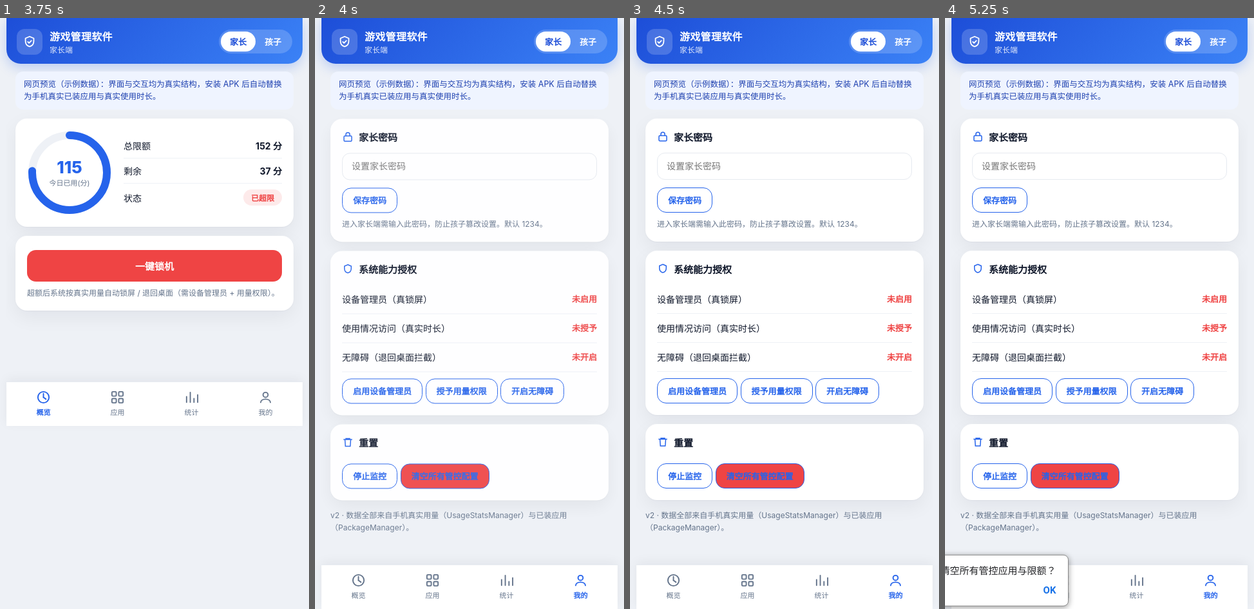
Above: before the commit, frames 1-4 (left to right).
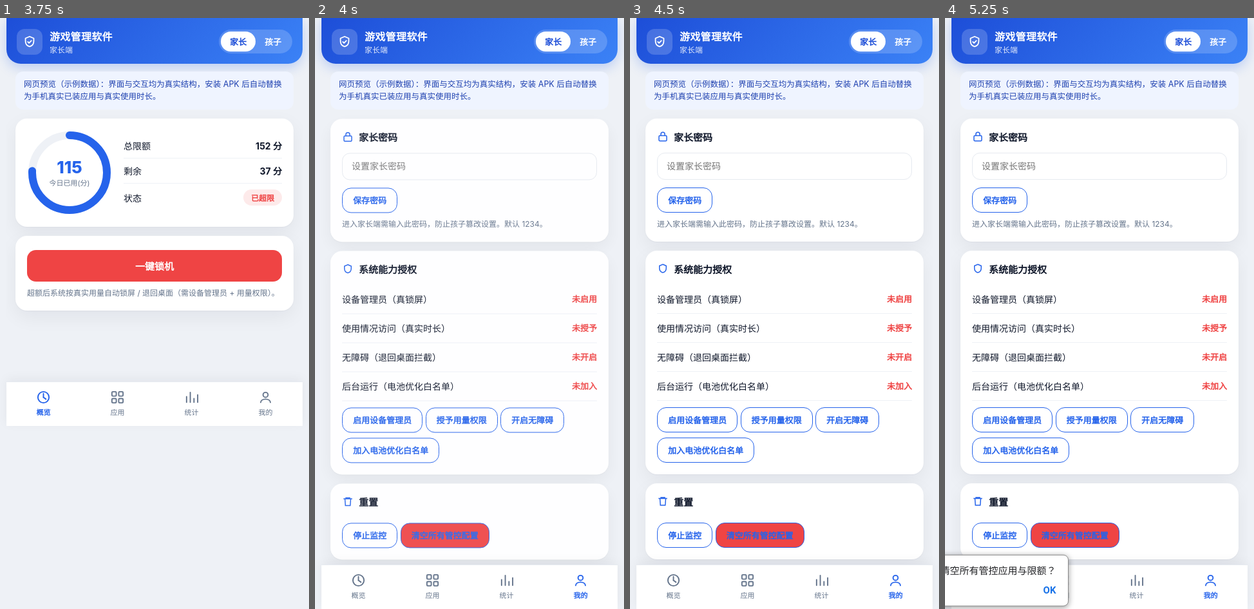
Above: after the commit, the same moments.

Repository: qingjiaowojunge/game-manager
Game: browser game, page index.html
Same seed, same stepped clock (60 frames per second), same inputs: the game is played once before the commit and once after it. When the page shows a pop-up message, it is drawn as a white box for half a second while everything else waits; a line starting with > is the answer the replay typed.
Inputs (mouse positions are in pixels of both pictures, inside the frame that each line leads up to):
- Up to frame 1 (3.75 s): click (43, 402) at 1.17 s; click (117, 402) at 1.5 s; click (244, 242) at 1.83 s; type "2" at 1.83 s; tap Enter at 1.87 s; click (191, 585) at 2.17 s; click "+15分加时" at 2.5 s; click (191, 555) at 2.83 s; click (43, 555) at 3.17 s; click "一键锁机" at 3.5 s
- Up to frame 2 (4 s): click (580, 402) at 3.83 s
- Up to frame 3 (4.5 s): click (784, 165) at 4.17 s
- Up to frame 4 (5.25 s): click "授予用量权限" at 4.5 s; click "家长" at 4.83 s; click (1210, 585) at 5 s; click "清空所有管控配置" at 5.17 s

Frame 1 is identical in both runs. In frame 2, 6.3% of the frame differs, in the area x 5-95%, y 60-90%; in frame 3, 7.6%; in frame 4, 7.6%.

Commit message:
可用性加固：用量聚合防翻倍 + specialUse保活 + 电池优化白名单
- UsageUtil.queryUsageMap 改用 queryAndAggregateUsageStats（系统已按包聚合），避免多桶重复累加导致时长翻倍
- MonitorService 前台服务类型恢复 specialUse（避开 Android15 对 dataSync 的 6 小时上限，适合 24h 监控）
- 新增电池优化白名单：Manifest 加 REQUEST_IGNORE_BATTERY_OPTIMIZATIONS；GameBridge 加 isIgnoringBatteryOptimizations/requestIgnoreBatteryOptimizations/openAppDetailsSettings；界面「我的」加状态行与按钮（国产 ROM 防杀后台）
- 诚实说明：仍未在真机编译运行验证，需 push 出包后实测

Diff:
--- a/android/app/src/main/AndroidManifest.xml
+++ b/android/app/src/main/AndroidManifest.xml
@@ -3,10 +3,13 @@
     xmlns:tools="http://schemas.android.com/tools">
 
     <uses-permission android:name="android.permission.FOREGROUND_SERVICE" />
+    <uses-permission android:name="android.permission.FOREGROUND_SERVICE_TYPE_SPECIAL_USE" />
     <uses-permission android:name="android.permission.POST_NOTIFICATIONS" />
     <uses-permission
         android:name="android.permission.PACKAGE_USAGE_STATS"
         tools:ignore="ProtectedPermissions" />
+    <!-- 后台保活：请求电池优化白名单（国产 ROM 关键） -->
+    <uses-permission android:name="android.permission.REQUEST_IGNORE_BATTERY_OPTIMIZATIONS" />
     <!-- 列出手机全部已装应用（家长端选应用用），Android 11+ 必需 -->
     <uses-permission
         android:name="android.permission.QUERY_ALL_PACKAGES"
@@ -40,11 +43,16 @@
             </intent-filter>
         </receiver>
 
+        <!-- specialUse：不占 dataSync 的 Android 15 六小时上限，适合 24h 监控；API<34 忽略该类型 -->
         <service
             android:name=".MonitorService"
             android:exported="false"
-            android:foregroundServiceType="dataSync"
-            android:permission="android.permission.FOREGROUND_SERVICE" />
+            android:foregroundServiceType="specialUse"
+            android:permission="android.permission.FOREGROUND_SERVICE">
+            <property
+                android:name="android.app.PROPERTY_SPECIAL_USE_FGS_SUBTYPE"
+                android:value="continuous parental screen-time monitoring" />
+        </service>
 
         <service
             android:name=".AppMonitorAccessibilityService"
--- a/index.html
+++ b/index.html
@@ -223,9 +223,11 @@
           <div class="perm-row"><span>设备管理员（真锁屏）</span><span id="adminState" class="perm-state no">未启用</span></div>
           <div class="perm-row"><span>使用情况访问（真实时长）</span><span id="usageState" class="perm-state no">未授予</span></div>
           <div class="perm-row"><span>无障碍（退回桌面拦截）</span><span id="accState" class="perm-state no">未开启</span></div>
+          <div class="perm-row"><span>后台运行（电池优化白名单）</span><span id="battState" class="perm-state no">未加入</span></div>
           <button class="btn ghost sm" id="enableAdmin" style="margin-top:10px;">启用设备管理员</button>
           <button class="btn ghost sm" id="enableUsage" style="margin-top:8px;">授予用量权限</button>
           <button class="btn ghost sm" id="enableAcc" style="margin-top:8px;">开启无障碍</button>
+          <button class="btn ghost sm" id="enableBatt" style="margin-top:8px;">加入电池优化白名单</button>
         </div>
         <div class="card">
           <h3><svg viewBox="0 0 24 24" fill="none" stroke="currentColor" stroke-width="2"><path d="M3 6h18M8 6V4h8v2M6 6l1 14h10l1-14"/></svg>重置</h3>
@@ -337,6 +339,9 @@
     a.textContent=isAdmin()?'已启用':'未启用'; a.className='perm-state '+(isAdmin()?'ok':'no');
     var u=document.getElementById('usageState'); u.textContent=hasUsage()?'已授予':'未授予'; u.className='perm-state '+(hasUsage()?'ok':'no');
     var c=document.getElementById('accState'); c.textContent=isAcc()?'已开启':'未开启'; c.className='perm-state '+(isAcc()?'ok':'no');
+    var b=document.getElementById('battState');
+    if(b){ var ok=false; if(NATIVE){ try{ ok=GameBridge.isIgnoringBatteryOptimizations(); }catch(e){} }
+      b.textContent=ok?'已加入':'未加入'; b.className='perm-state '+(ok?'ok':'no'); }
   }
 
   /* ---------- 真实用量 ---------- */
@@ -534,6 +539,7 @@
   document.getElementById('enableAdmin').onclick=function(){ if(NATIVE){ try{GameBridge.requestAdmin();}catch(e){} } };
   document.getElementById('enableUsage').onclick=function(){ if(NATIVE){ try{GameBridge.openUsageSettings();}catch(e){} } };
   document.getElementById('enableAcc').onclick=function(){ if(NATIVE){ try{GameBridge.openAccessibilitySettings();}catch(e){} } };
+  document.getElementById('enableBatt').onclick=function(){ if(NATIVE){ try{GameBridge.requestIgnoreBatteryOptimizations();}catch(e){} } };
   document.getElementById('lockBtn').onclick=function(){ if(NATIVE){ try{GameBridge.lockNow();}catch(e){} } };
   document.getElementById('stopMonitor').onclick=function(){ if(NATIVE){ try{GameBridge.stopMonitor();}catch(e){} } };
   document.getElementById('resetAll').onclick=function(){ if(confirm('确定清空所有管控应用与限额？')){ cfg.managedApps=[]; saveCfg(); pushManaged(); if(NATIVE){try{GameBridge.stopMonitor();}catch(e){}} renderAppList(); renderOverview(); renderStats(); renderKid(); } };
Not shown, changed: android/app/src/main/java/com/example/gamemanager/GameBridge.kt
Not shown, changed: android/app/src/main/java/com/example/gamemanager/UsageUtil.kt
